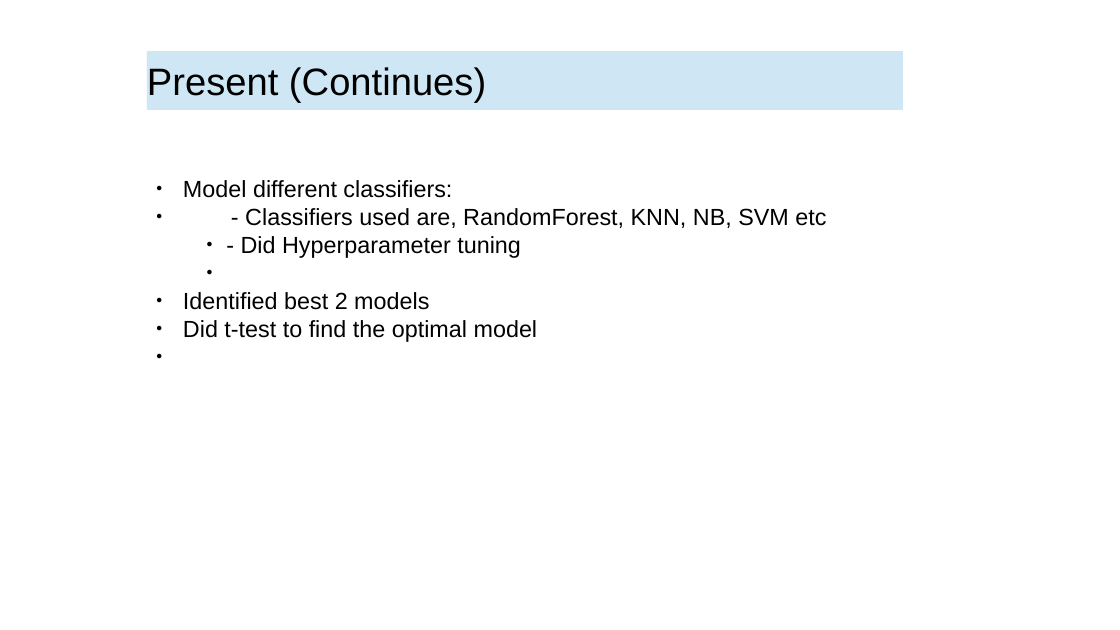
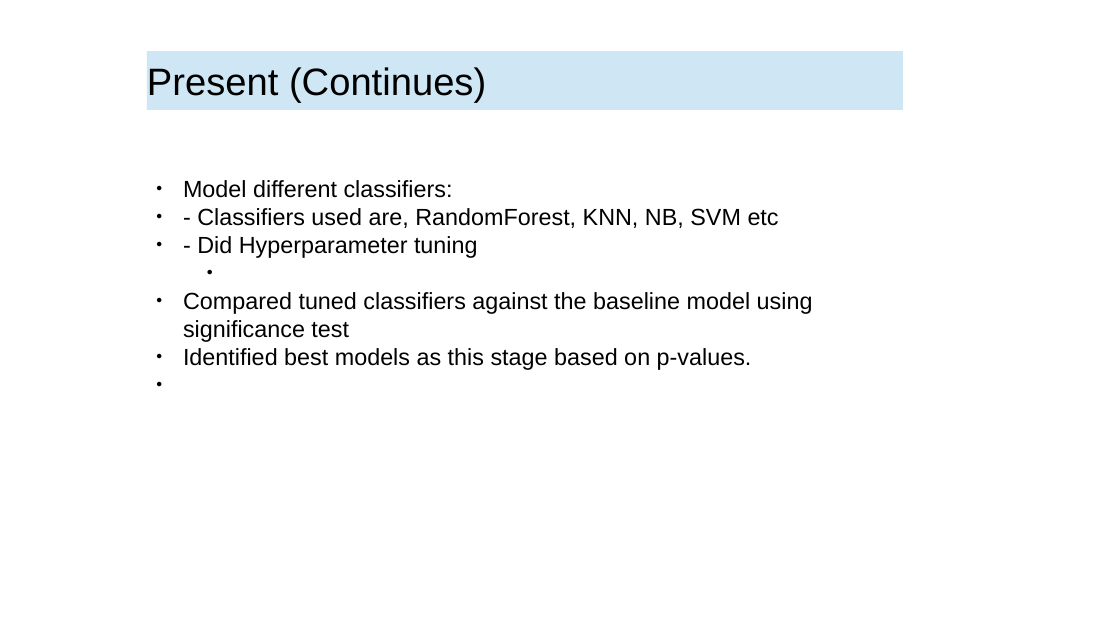
Before and after one commit to manikagita/AML-, a slide deck: slide 5 of Group3_Project_Phase1.pptx. Drawn at 1120x630 pixels with LibreOffice and Linux fonts; fonts in the diff are those of the drawing. Boxes give left, top, right and bottom in pixels: in the first picture for what was removed or moved away, otherwise in the second. Text is boxed around its words. In the diff, an @@ line names an element or a change of style, - is before the commit and + after.

```diff
--- a/Group3_Project_Phase1.pptx
+++ b/Group3_Project_Phase1.pptx
@@ text at (x1=197, y1=236, x2=478, y2=258): list level 4 to 1 in "- Did Hyperparameter tuning" @@
@@ text at (x1=183, y1=292, x2=813, y2=370): text changed @@
-● Identified best 2 models
-● Did t-test to find the optimal model
+● Compared tuned classifiers against the baseline model using significance test
+● Identified best models as this stage based on p-values.
```
Also in this commit, not shown: 2 other slides changed, 1 other file.
